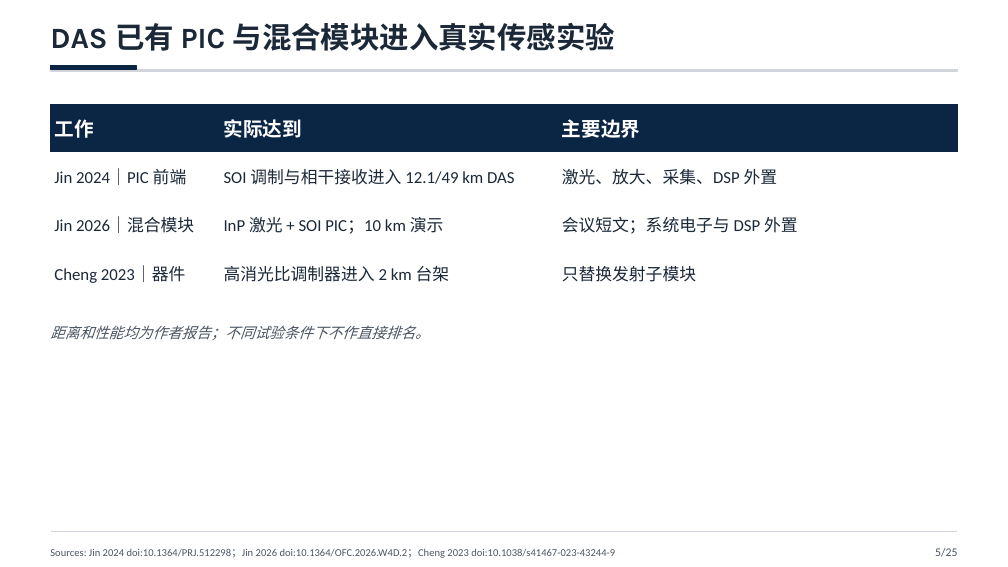
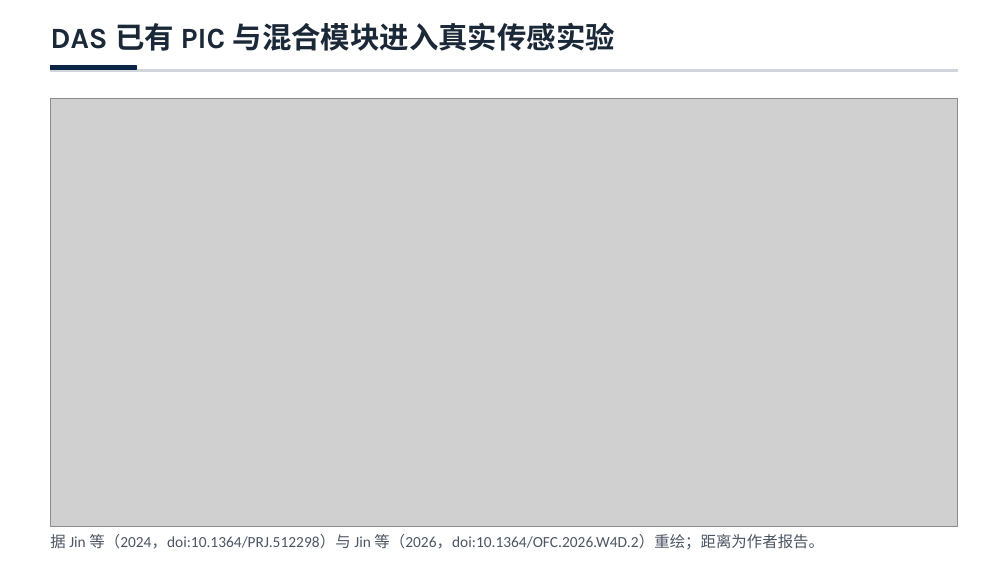
Before and after one commit to LlewynDavis/PIC_Harness_Research, a slide deck: slide 5 of presentations/task-008-group-meeting/TASK-008-组会调研优化版.pptx. Drawn at 1008x567 pixels with LibreOffice and Linux fonts; fonts in the diff are those of the drawing; grey boxes stand for pictures. Boxes give left, top, right and bottom in pixels: in the first picture for what was removed or moved away, otherwise in the second. Text is boxed around its words. In the diff, an @@ line names an element or a change of style, - is before the commit and + after.

```diff
--- a/presentations/task-008-group-meeting/TASK-008-组会调研优化版.pptx
+++ b/presentations/task-008-group-meeting/TASK-008-组会调研优化版.pptx
@@ table removed at bbox=[50, 104, 959, 312], 4 rows, 3 columns @@
-工作 | 实际达到 | 主要边界
-Jin 2024｜PIC 前端 | SOI 调制与相干接收进入 12.1/49 km DAS | 激光、放大、采集、DSP 外置
-Jin 2026｜混合模块 | InP 激光 + SOI PIC；10 km 演示 | 会议短文；系统电子与 DSP 外置
-Cheng 2023｜器件 | 高消光比调制器进入 2 km 台架 | 只替换发射子模块
@@ picture added at bbox=[50, 99, 958, 527] @@
@@ text removed at bbox=[50, 325, 430, 340] @@
-距离和性能均为作者报告；不同试验条件下不作直接排名。
@@ text at bbox=[50, 534, 824, 549]: text changed; size 7.5 to 11 pt @@
-Sources: Jin 2024 doi:10.1364/PRJ.512298；Jin 2026 doi:10.1364/OFC.2026.W4D.2；Cheng 2023 doi:10.1038/s41467-023-43244-9
+据 Jin 等（2024，doi:10.1364/PRJ.512298）与 Jin 等（2026，doi:10.1364/OFC.2026.W4D.2）重绘；距离为作者报告。
@@ rectangle removed at bbox=[50, 530, 958, 532] @@
@@ text removed at bbox=[935, 548, 957, 557] @@
-5/25
```
Also in this commit, not shown: 4 other slides changed, 8 slides added, 19 slides removed, 24 other files.
